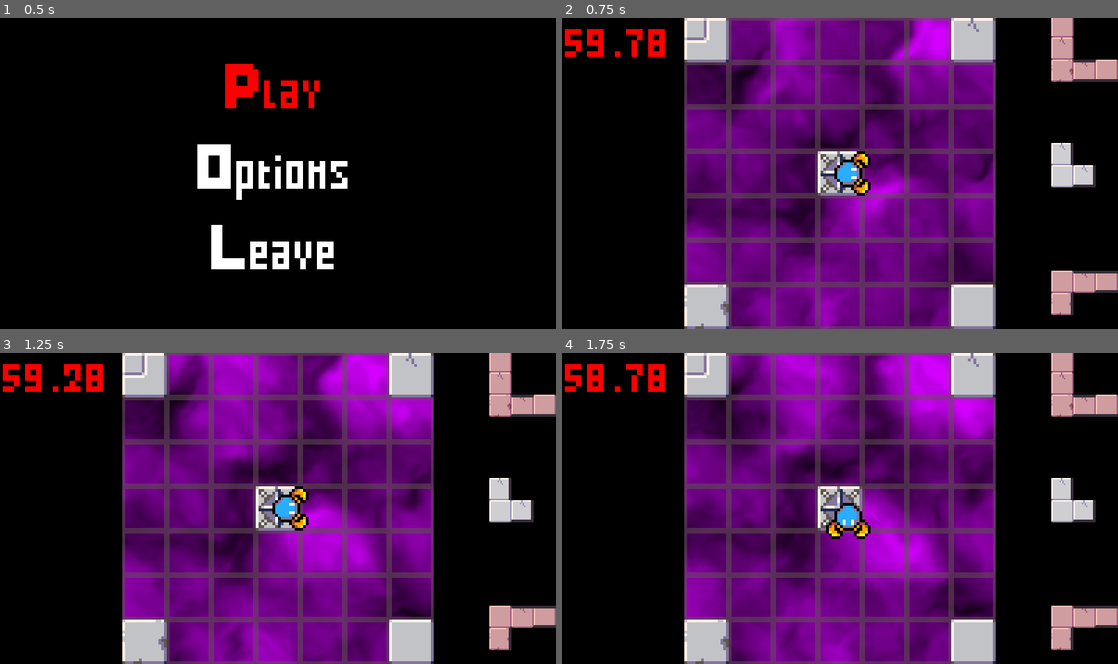
Above: before the commit, frames 1-4 (two rows, left to right).
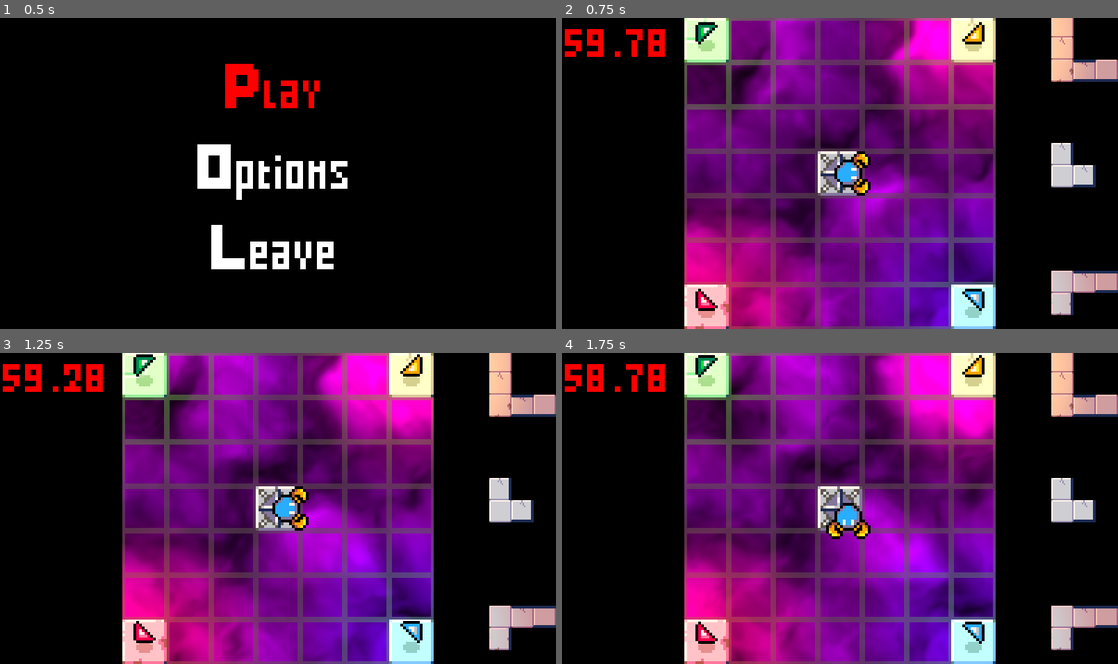
Above: after the commit, the same moments.

Repository: MrBSmith/Global2020
Game: Godot game, scene res://Scenes/GUI/Menus/ScreenTitle/ScreenTitle.tscn
Two runs of this game, one before a commit and one after it. Both use one fixed random seed, a clock stepped at 60 frames per second and the inputs below.
Inputs (mouse positions are in pixels of both pictures, inside the frame that each line leads up to):
- Up to frame 1 (0.5 s): no input
- Up to frame 2 (0.75 s): tap Enter (ui_accept) at 0.5 s; move the mouse to (962, 157) at 0.52 s; hold Right (ui_right) from 0.53 s (still down); click (962, 157) at 0.6 s
- Up to frame 3 (1.25 s): keep holding Right (ui_right); tap Enter (ui_accept) at 0.77 s
- Up to frame 4 (1.75 s): move the mouse to (1062, 405) at 1.27 s; release Right (ui_right) at 1.28 s; hold Down (ui_down) from 1.28 s (still down); tap E (rotate_card_anti_clock) at 1.35 s; tap Enter (ui_accept) at 1.52 s

Frame 1 is identical in both runs. In frame 2, 23% of the frame differs, in the area x 22-100%, y 0-100%; in frame 3, 24%; in frame 4, 24%.

Commit message:
Collactables

Diff:
--- a/BaseClasses/StateMachine.gd
+++ b/BaseClasses/StateMachine.gd
@@ -13,9 +13,13 @@
 onready var current_state : StateBase
 onready var previous_state : StateBase
 
+
+func _ready():
+	set_physics_process(false)
+
 func setup():
+	set_state(states_map[0])
 	set_physics_process(true)
-	set_state(states_map[0])
 
 
 # Call for the current state process
--- /dev/null
+++ b/Global/Shaders/Outline.shader
@@ -0,0 +1,18 @@
+shader_type canvas_item;
+
+uniform float width : hint_range(0.0, 30.0);
+uniform vec4 color : hint_color;
+
+void fragment(){
+
+	float size = width * 1.0 / float(textureSize(TEXTURE, 0).x);
+	vec4 sprite_color = texture(TEXTURE, UV);
+	float alpha = -4.0 * sprite_color.a;
+	alpha += texture(TEXTURE, UV + vec2(size, 0.0)).a;
+	alpha += texture(TEXTURE, UV + vec2(-size, 0.0)).a;
+	alpha += texture(TEXTURE, UV + vec2(0.0, size)).a;
+	alpha += texture(TEXTURE, UV + vec2(0.0, -size)).a;
+
+	vec4 final_color = mix(sprite_color, color, clamp(alpha, 0.0, 1.0));
+	COLOR = vec4(final_color.rgb, clamp(abs(alpha) + sprite_color.a, 0.0, 1.0));
+}
--- /dev/null
+++ b/Scenes/Collactables/Scenes/BlueCollactable.tscn
@@ -0,0 +1,17 @@
+[gd_scene load_steps=4 format=2]
+
+[ext_resource path="res://Scenes/Collactables/Sprite/BlueGem.png" type="Texture" id=1]
+[ext_resource path="res://Scenes/Collactables/Scenes/Collactable.tscn" type="PackedScene" id=2]
+
+[sub_resource type="CircleShape2D" id=1]
+
+[node name="BlueCollactable" instance=ExtResource( 2 )]
+
+[node name="Sprite" parent="." index="1"]
+texture = ExtResource( 1 )
+
+[node name="Light2D" parent="Sprite" index="0"]
+color = Color( 0, 1, 0.976471, 1 )
+
+[node name="CollisionShape2D" parent="." index="2"]
+shape = SubResource( 1 )
--- /dev/null
+++ b/Scenes/Collactables/Scenes/Collactable.tscn
@@ -0,0 +1,77 @@
+[gd_scene load_steps=12 format=2]
+
+[ext_resource path="res://Global/Lights/Light300.png" type="Texture" id=1]
+[ext_resource path="res://Scenes/Collactables/Scripts/Collactable.gd" type="Script" id=2]
+[ext_resource path="res://Scenes/Collactables/Scripts/Idle.gd" type="Script" id=3]
+[ext_resource path="res://Scenes/Collactables/Scripts/States.gd" type="Script" id=4]
+[ext_resource path="res://Scenes/Collactables/Scripts/Grabed.gd" type="Script" id=5]
+[ext_resource path="res://Scenes/Collactables/Scripts/Droped.gd" type="Script" id=6]
+[ext_resource path="res://Scenes/Collactables/Sprite/Shadow.png" type="Texture" id=7]
+[ext_resource path="res://Global/Shaders/Outline.shader" type="Shader" id=8]
+
+[sub_resource type="ShaderMaterial" id=3]
+shader = ExtResource( 8 )
+shader_param/width = 1.0
+shader_param/color = null
+
+[sub_resource type="CircleShape2D" id=1]
+
+[sub_resource type="Animation" id=2]
+resource_name = "Float"
+length = 4.0
+loop = true
+tracks/0/type = "value"
+tracks/0/path = NodePath("../../Sprite:position")
+tracks/0/interp = 2
+tracks/0/loop_wrap = true
+tracks/0/imported = false
+tracks/0/enabled = true
+tracks/0/keys = {
+"times": PoolRealArray( 0, 1, 3 ),
+"transitions": PoolRealArray( 1, 1, 1 ),
+"update": 0,
+"values": [ Vector2( 0, 0 ), Vector2( 0, -1.5 ), Vector2( 0, 1.5 ) ]
+}
+
+[node name="Collactable" type="Area2D"]
+z_index = 1
+z_as_relative = false
+script = ExtResource( 2 )
+
+[node name="Shadow" type="Sprite" parent="."]
+self_modulate = Color( 1, 1, 1, 0.478431 )
+position = Vector2( 0, 4 )
+texture = ExtResource( 7 )
+offset = Vector2( 0, -2 )
+
+[node name="Sprite" type="Sprite" parent="."]
+light_mask = 0
+material = SubResource( 3 )
+offset = Vector2( 0, -2 )
+
+[node name="Light2D" type="Light2D" parent="Sprite"]
+texture = ExtResource( 1 )
+texture_scale = 0.3
+range_layer_min = -2
+range_layer_max = 5
+shadow_enabled = true
+shadow_color = Color( 0, 0, 0, 1 )
+shadow_filter_smooth = 24.8
+
+[node name="CollisionShape2D" type="CollisionShape2D" parent="."]
+shape = SubResource( 1 )
+
+[node name="States" type="Node" parent="."]
+script = ExtResource( 4 )
+
+[node name="Idle" type="Node" parent="States"]
+script = ExtResource( 3 )
+
+[node name="AnimationPlayer" type="AnimationPlayer" parent="States/Idle"]
+anims/Float = SubResource( 2 )
+
+[node name="Grabed" type="Node" parent="States"]
+script = ExtResource( 5 )
+
+[node name="Droped" type="Node" parent="States"]
+script = ExtResource( 6 )
--- /dev/null
+++ b/Scenes/Collactables/Scenes/GreenCollactable.tscn
@@ -0,0 +1,16 @@
+[gd_scene load_steps=3 format=2]
+
+[ext_resource path="res://Scenes/Collactables/Scenes/Collactable.tscn" type="PackedScene" id=1]
+[ext_resource path="res://Scenes/Collactables/Sprite/GreenGem.png" type="Texture" id=2]
+
+[node name="GreenCollactable" instance=ExtResource( 1 )]
+
+[node name="Sprite" parent="." index="1"]
+texture = ExtResource( 2 )
+
+[node name="Light2D" parent="Sprite" index="0"]
+color = Color( 0.14902, 1, 0, 1 )
+energy = 1.2
+
+[node name="CollisionShape2D" parent="." index="2"]
+visible = false
--- /dev/null
+++ b/Scenes/Collactables/Scenes/RedCollactable.tscn
@@ -0,0 +1,13 @@
+[gd_scene load_steps=3 format=2]
+
+[ext_resource path="res://Scenes/Collactables/Scenes/Collactable.tscn" type="PackedScene" id=1]
+[ext_resource path="res://Scenes/Collactables/Sprite/RedGem.png" type="Texture" id=2]
+
+[node name="RedCollactable" instance=ExtResource( 1 )]
+
+[node name="Sprite" parent="." index="1"]
+texture = ExtResource( 2 )
+
+[node name="Light2D" parent="Sprite" index="0"]
+color = Color( 1, 0, 0, 1 )
+energy = 1.2
--- /dev/null
+++ b/Scenes/Collactables/Scenes/YellowCollactable.tscn
@@ -0,0 +1,12 @@
+[gd_scene load_steps=3 format=2]
+
+[ext_resource path="res://Scenes/Collactables/Scenes/Collactable.tscn" type="PackedScene" id=1]
+[ext_resource path="res://Scenes/Collactables/Sprite/YellowGem.png" type="Texture" id=2]
+
+[node name="YellowCollactable" instance=ExtResource( 1 )]
+
+[node name="Sprite" parent="." index="1"]
+texture = ExtResource( 2 )
+
+[node name="Light2D" parent="Sprite" index="0"]
+color = Color( 0.968627, 1, 0, 1 )
--- /dev/null
+++ b/Scenes/Collactables/Scripts/Collactable.gd
@@ -0,0 +1,7 @@
+extends Area2D
+class_name Collactable
+
+onready var shadow_node = $Shadow
+
+func _ready():
+	$States.setup()
--- /dev/null
+++ b/Scenes/Collactables/Scripts/Droped.gd
@@ -0,0 +1,3 @@
+extends StateBase
+
+#### DROPED STATE ####
--- /dev/null
+++ b/Scenes/Collactables/Scripts/Grabed.gd
@@ -0,0 +1,6 @@
+extends StateBase
+
+#### GRABED STATE ####
+
+func enter_state():
+	owner.shadow_node.set_visible(false)
--- /dev/null
+++ b/Scenes/Collactables/Scripts/Idle.gd
@@ -0,0 +1,11 @@
+extends StateBase
+
+onready var anim_player_node = $AnimationPlayer
+
+#### IDLE STATE ####
+
+func enter_state():
+	anim_player_node.play("Float")
+
+func exit_state():
+	anim_player_node.stop()
--- /dev/null
+++ b/Scenes/Collactables/Scripts/States.gd
@@ -0,0 +1 @@
+extends StatesMachine
--- a/Scenes/Game/Game.tscn
+++ b/Scenes/Game/Game.tscn
@@ -15,6 +15,10 @@
 [ext_resource path="res://Scenes/Fog/Fog.shader" type="Shader" id=13]
 [ext_resource path="res://Scenes/Generator/Generator.tscn" type="PackedScene" id=14]
 [ext_resource path="res://Scenes/Generator/Generator.gd" type="Script" id=15]
+[ext_resource path="res://Scenes/Collactables/Scenes/GreenCollactable.tscn" type="PackedScene" id=16]
+[ext_resource path="res://Scenes/Collactables/Scenes/BlueCollactable.tscn" type="PackedScene" id=17]
+[ext_resource path="res://Scenes/Collactables/Scenes/RedCollactable.tscn" type="PackedScene" id=18]
+[ext_resource path="res://Scenes/Collactables/Scenes/YellowCollactable.tscn" type="PackedScene" id=19]
 
 [sub_resource type="ShaderMaterial" id=1]
 shader = ExtResource( 13 )
@@ -66,6 +70,20 @@
 z_index = 1
 script = ExtResource( 15 )
 
+[node name="Collectables" type="Node2D" parent="Grid"]
+
+[node name="GreenCollactable" parent="Grid/Collectables" instance=ExtResource( 16 )]
+z_index = 0
+
+[node name="RedCollactable" parent="Grid/Collectables" instance=ExtResource( 18 )]
+z_index = 0
+
+[node name="YellowCollactable" parent="Grid/Collectables" instance=ExtResource( 19 )]
+z_index = 0
+
+[node name="BlueCollactable" parent="Grid/Collectables" instance=ExtResource( 17 )]
+z_index = 0
+
 [node name="Music" type="Node" parent="."]
 script = ExtResource( 8 )
 
--- a/Scenes/Game/GridGen.gd
+++ b/Scenes/Game/GridGen.gd
@@ -2,6 +2,8 @@
 
 onready var void_tile_scene = preload("res://Scenes/Tiles/VoidTile/Void.tscn")
 onready var tile_scene = preload("res://Scenes/Tiles/NormalTile/Tile.tscn")
+
+onready var collactables_array = $Collectables.get_children()
 
 var nb_tiles : int
 var void_sprite_size : float
@@ -46,19 +48,29 @@
 
 	current_tile.queue_free()
 
+
+	var corner_counter : int = 0
 	# Create every tiles in the grid
 	for i in range(1, nb_tiles):
 		for j in range(1, nb_tiles):
 			# Determine if the node should be a normal tile or a void tile
-			if is_tile_the_center(i, j) || is_tile_a_corner(i, j):
+			var is_center : bool = is_tile_the_center(i, j)
+			var is_corner : bool = is_tile_a_corner(i, j)
+			if is_center || is_corner:
 				current_tile = tile_scene.instance()
+				if is_corner:
+					collactables_array[corner_counter].set_position(compute_grid_position(i, j))
+					corner_counter += 1
 			else:
 				current_tile = void_tile_scene.instance()
 
 			# Create the tile, and set its position
-			var current_tile_pos = Vector2(grid_position.x + (i * void_sprite_size), j * void_sprite_size - void_sprite_size / 2)
-			current_tile.set_position(current_tile_pos)
+			current_tile.set_position(compute_grid_position(i, j))
 			add_child(current_tile)
+
+
+func compute_grid_position(i: int, j: int):
+	return Vector2(grid_position.x + (i * void_sprite_size), j * void_sprite_size - void_sprite_size / 2)
 
 
 # Return true if the given tile coordinates corresponds to the center of the grid
--- a/Scenes/Wall/Wall.tscn
+++ b/Scenes/Wall/Wall.tscn
@@ -1,11 +1,13 @@
-[gd_scene load_steps=4 format=2]
+[gd_scene load_steps=5 format=2]
 
 [ext_resource path="res://Scenes/Wall/Wall.png" type="Texture" id=1]
 [ext_resource path="res://Scenes/Wall/Wall.gd" type="Script" id=2]
 
-
 [sub_resource type="RectangleShape2D" id=1]
 extents = Vector2( 1, 8 )
+
+[sub_resource type="OccluderPolygon2D" id=2]
+polygon = PoolVector2Array( -1, -8, 1, -8, 1, 8, -1, 8 )
 
 [node name="Wall" type="StaticBody2D"]
 script = ExtResource( 2 )
@@ -16,3 +18,6 @@
 [node name="CollisionShape2D" type="CollisionShape2D" parent="."]
 shape = SubResource( 1 )
 disabled = true
+
+[node name="LightOccluder2D" type="LightOccluder2D" parent="."]
+occluder = SubResource( 2 )
--- a/project.godot
+++ b/project.godot
@@ -19,6 +19,11 @@
 "language": "GDScript",
 "path": "res://BaseClasses/Card_Base.gd"
 }, {
+"base": "Area2D",
+"class": "Collactable",
+"language": "GDScript",
+"path": "res://Scenes/Collactables/Scripts/Collactable.gd"
+}, {
 "base": "Node2D",
 "class": "Hand",
 "language": "GDScript",
@@ -87,6 +92,7 @@
 _global_script_class_icons={
 "AudioStreamBase": "",
 "Card": "",
+"Collactable": "",
 "Hand": "",
 "MenuBase": "",
 "MenuOptionsBase": "",
Binary file added: Scenes/Collactables/Sprite/BlueGem.png
Not shown, added: Scenes/Collactables/Sprite/BlueGem.png.import
Binary file added: Scenes/Collactables/Sprite/GreenGem.png
Not shown, added: Scenes/Collactables/Sprite/GreenGem.png.import
Binary file added: Scenes/Collactables/Sprite/RedGem.png
Not shown, added: Scenes/Collactables/Sprite/RedGem.png.import
Binary file added: Scenes/Collactables/Sprite/Shadow.png
Not shown, added: Scenes/Collactables/Sprite/Shadow.png.import
Binary file added: Scenes/Collactables/Sprite/YellowGem.png
Not shown, added: Scenes/Collactables/Sprite/YellowGem.png.import
Not shown: 1 places in Scenes/Game/Game.tscn that only renumber resources
Binary file changed: Scenes/Wall/Wall.png
